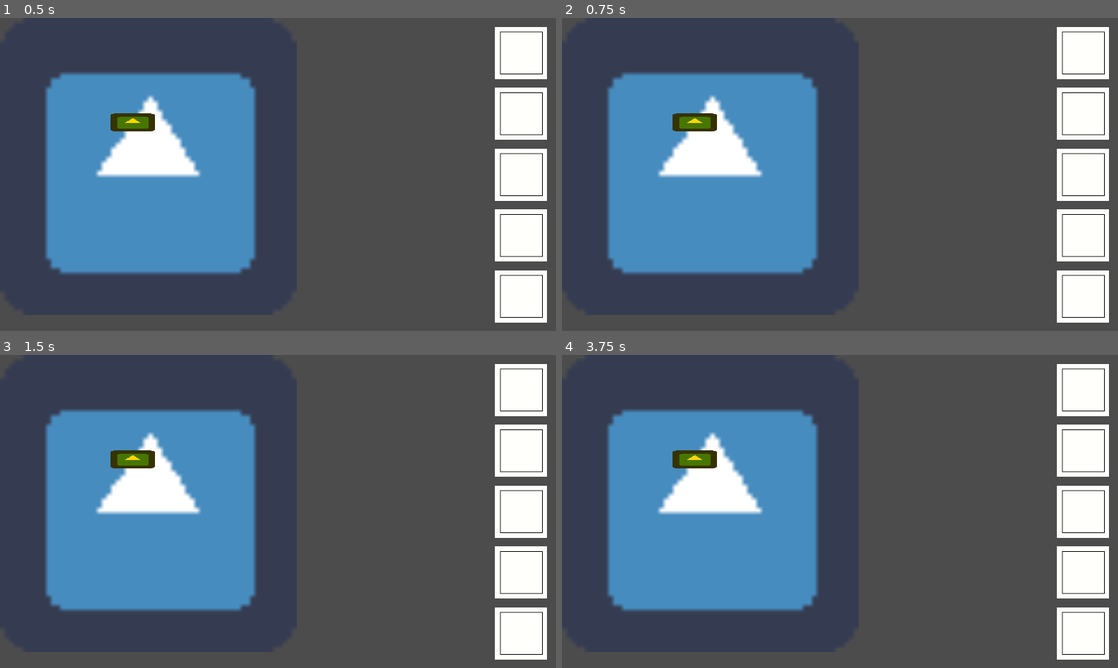
Above: before the commit, frames 1-4 (two rows, left to right).
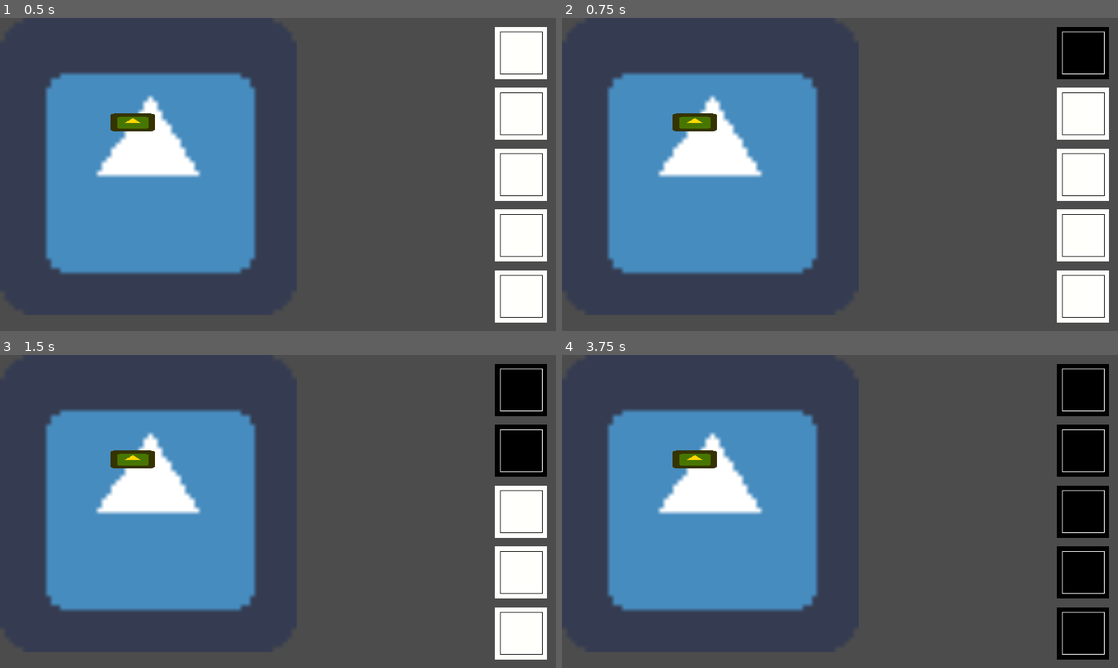
Above: after the commit, the same moments.

Repository: bemain/game-jam-2022w8
Game: Godot game, scene res://World.tscn
Two runs of this game, one before a commit and one after it. Both use one fixed random seed, a clock stepped at 60 frames per second and the inputs below. The engine's default icon, where the game draws it, is replaced by a stand-in: a white triangle on a blue panel in a dark square.
Inputs (mouse positions are in pixels of both pictures, inside the frame that each line leads up to):
- Up to frame 1 (0.5 s): no input
- Up to frame 2 (0.75 s): click (1084, 52) at 0.52 s
- Up to frame 3 (1.5 s): click (522, 452) at 1.27 s
- Up to frame 4 (3.75 s): click (1084, 511) at 2.02 s; click (1084, 570) at 2.77 s; click (1084, 633) at 3.52 s

Frame 1 is identical in both runs. In frame 2, 1.6% of the frame differs, in the area x 89-99%, y 2-20%; in frame 3, 3.1%; in frame 4, 7.8%, in the area x 89-99%, y 2-98%.

Commit message:
add button toggle with code NYI

Diff:
--- a/Inventory.gd
+++ b/Inventory.gd
@@ -11,7 +11,9 @@
 
 # Called when the node enters the scene tree for the first time.
 func _ready():
+	print(KEY_1, KEY_2, KEY_4)
 	Gamestate.connect("inventory_changed", self, "update_inventory")
+
 
 func _process(delta):
 	# Automatically hide inventory
@@ -49,3 +51,6 @@
 		var inv_node = get_node("Inv%s/Item%s" % [i,i])
 		var item_texture = Gamestate.items[v].get_node("Sprite").texture
 		inv_node.texture = item_texture
+
+func _toggle_select(enabled, slot):
+	print(enabled, " ", slot)
--- a/World.tscn
+++ b/World.tscn
@@ -1,9 +1,10 @@
-[gd_scene load_steps=8 format=2]
+[gd_scene load_steps=19 format=2]
 
 [ext_resource path="res://Rooms/Room_Test.tscn" type="PackedScene" id=1]
 [ext_resource path="res://Camera.gd" type="Script" id=2]
 [ext_resource path="res://Resources/Images/Inventory.png" type="Texture" id=3]
 [ext_resource path="res://Inventory.gd" type="Script" id=4]
+[ext_resource path="res://Resources/Images/Inventory_active.png" type="Texture" id=5]
 [ext_resource path="res://BackgroundMusicPlayer.gd" type="Script" id=6]
 
 [sub_resource type="Animation" id=1]
@@ -65,6 +66,36 @@
 "values": [ 840, 1080 ]
 }
 
+[sub_resource type="InputEventKey" id=3]
+scancode = 49
+
+[sub_resource type="ShortCut" id=4]
+shortcut = SubResource( 3 )
+
+[sub_resource type="InputEventKey" id=5]
+scancode = 50
+
+[sub_resource type="ShortCut" id=6]
+shortcut = SubResource( 5 )
+
+[sub_resource type="InputEventKey" id=7]
+scancode = 51
+
+[sub_resource type="ShortCut" id=8]
+shortcut = SubResource( 7 )
+
+[sub_resource type="InputEventKey" id=9]
+scancode = 52
+
+[sub_resource type="ShortCut" id=10]
+shortcut = SubResource( 9 )
+
+[sub_resource type="InputEventKey" id=11]
+scancode = 53
+
+[sub_resource type="ShortCut" id=12]
+shortcut = SubResource( 11 )
+
 [node name="World" type="Node2D"]
 
 [node name="CanvasModulate" type="CanvasModulate" parent="."]
@@ -103,14 +134,18 @@
 margin_bottom = 540.0
 script = ExtResource( 4 )
 
-[node name="Inv1" type="TextureRect" parent="Inventory"]
+[node name="Inv1" type="TextureButton" parent="Inventory"]
 margin_left = 15.0
 margin_top = 15.0
 margin_right = 105.0
 margin_bottom = 105.0
-texture = ExtResource( 3 )
-expand = true
-stretch_mode = 1
+mouse_default_cursor_shape = 2
+toggle_mode = true
+shortcut = SubResource( 4 )
+texture_normal = ExtResource( 3 )
+texture_pressed = ExtResource( 5 )
+expand = true
+stretch_mode = 5
 
 [node name="Item1" type="TextureRect" parent="Inventory/Inv1"]
 anchor_right = 1.0
@@ -119,17 +154,23 @@
 margin_top = -15.0
 margin_right = 15.0
 margin_bottom = 15.0
-expand = true
-stretch_mode = 6
-
-[node name="Inv2" type="TextureRect" parent="Inventory"]
+mouse_filter = 2
+mouse_default_cursor_shape = 2
+expand = true
+stretch_mode = 6
+
+[node name="Inv2" type="TextureButton" parent="Inventory"]
 margin_left = 15.0
 margin_top = 120.0
 margin_right = 105.0
 margin_bottom = 210.0
-texture = ExtResource( 3 )
-expand = true
-stretch_mode = 1
+mouse_default_cursor_shape = 2
+toggle_mode = true
+shortcut = SubResource( 6 )
+texture_normal = ExtResource( 3 )
+texture_pressed = ExtResource( 5 )
+expand = true
+stretch_mode = 5
 
 [node name="Item2" type="TextureRect" parent="Inventory/Inv2"]
 anchor_right = 1.0
@@ -138,20 +179,23 @@
 margin_top = -15.0
 margin_right = 15.0
 margin_bottom = 15.0
-expand = true
-stretch_mode = 6
-
-[node name="Inv3" type="TextureRect" parent="Inventory"]
+mouse_filter = 2
+mouse_default_cursor_shape = 2
+expand = true
+stretch_mode = 6
+
+[node name="Inv3" type="TextureButton" parent="Inventory"]
 margin_left = 15.0
 margin_top = 225.0
 margin_right = 105.0
 margin_bottom = 315.0
-texture = ExtResource( 3 )
-expand = true
-stretch_mode = 1
-__meta__ = {
-"_edit_use_anchors_": false
-}
+mouse_default_cursor_shape = 2
+toggle_mode = true
+shortcut = SubResource( 8 )
+texture_normal = ExtResource( 3 )
+texture_pressed = ExtResource( 5 )
+expand = true
+stretch_mode = 5
 
 [node name="Item3" type="TextureRect" parent="Inventory/Inv3"]
 anchor_right = 1.0
@@ -160,20 +204,23 @@
 margin_top = -15.0
 margin_right = 15.0
 margin_bottom = 15.0
-expand = true
-stretch_mode = 6
-
-[node name="Inv4" type="TextureRect" parent="Inventory"]
+mouse_filter = 2
+mouse_default_cursor_shape = 2
+expand = true
+stretch_mode = 6
+
+[node name="Inv4" type="TextureButton" parent="Inventory"]
 margin_left = 15.0
 margin_top = 330.0
 margin_right = 105.0
 margin_bottom = 420.0
-texture = ExtResource( 3 )
-expand = true
-stretch_mode = 1
-__meta__ = {
-"_edit_use_anchors_": false
-}
+mouse_default_cursor_shape = 2
+toggle_mode = true
+shortcut = SubResource( 10 )
+texture_normal = ExtResource( 3 )
+texture_pressed = ExtResource( 5 )
+expand = true
+stretch_mode = 5
 
 [node name="Item4" type="TextureRect" parent="Inventory/Inv4"]
 anchor_right = 1.0
@@ -182,20 +229,23 @@
 margin_top = -15.0
 margin_right = 15.0
 margin_bottom = 15.0
-expand = true
-stretch_mode = 6
-
-[node name="Inv5" type="TextureRect" parent="Inventory"]
+mouse_filter = 2
+mouse_default_cursor_shape = 2
+expand = true
+stretch_mode = 6
+
+[node name="Inv5" type="TextureButton" parent="Inventory"]
 margin_left = 15.0
 margin_top = 435.0
 margin_right = 105.0
 margin_bottom = 525.0
-texture = ExtResource( 3 )
-expand = true
-stretch_mode = 1
-__meta__ = {
-"_edit_use_anchors_": false
-}
+mouse_default_cursor_shape = 2
+toggle_mode = true
+shortcut = SubResource( 12 )
+texture_normal = ExtResource( 3 )
+texture_pressed = ExtResource( 5 )
+expand = true
+stretch_mode = 5
 
 [node name="Item5" type="TextureRect" parent="Inventory/Inv5"]
 anchor_right = 1.0
@@ -204,5 +254,13 @@
 margin_top = -15.0
 margin_right = 15.0
 margin_bottom = 15.0
-expand = true
-stretch_mode = 6
+mouse_filter = 2
+mouse_default_cursor_shape = 2
+expand = true
+stretch_mode = 6
+
+[connection signal="toggled" from="Inventory/Inv1" to="Inventory" method="_toggle_select" binds= [ 1 ]]
+[connection signal="toggled" from="Inventory/Inv2" to="Inventory" method="_toggle_select" binds= [ 2 ]]
+[connection signal="toggled" from="Inventory/Inv3" to="Inventory" method="_toggle_select" binds= [ 3 ]]
+[connection signal="toggled" from="Inventory/Inv4" to="Inventory" method="_toggle_select" binds= [ 4 ]]
+[connection signal="toggled" from="Inventory/Inv5" to="Inventory" method="_toggle_select" binds= [ 5 ]]
Binary file added: Resources/Images/Inventory_active.png
